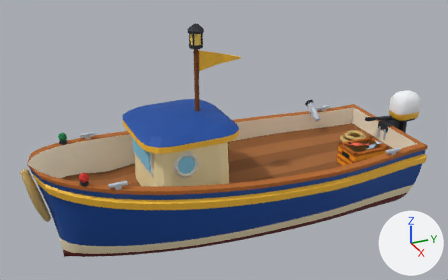
A saved change to the glTF model public/models/boat.glb.
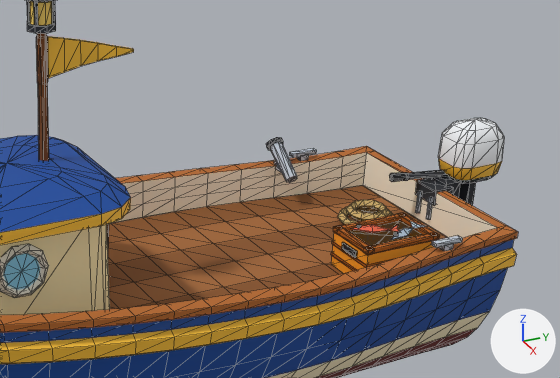
Each version is shown whole from a 50 mm lens placed at (9.74, -4.53, 6.37), pointed at (-0.12, -0.09, 1.45), then close up on the part from 39% to 100% of the width and 12% to 77% of the height. Lighting does not change. The marker at lower right points along +X, +Y and +Z. The first two pictures are the older version. The close-ups show mesh edges as thin lines. Where no turn or scale is listed for an object, it has been applied to the vertices. Vertices at exactly the same position are counted once.

The first close-up shows 'canopy', 'deck', 'engine', 'flag', 'hull', 'lantern'.
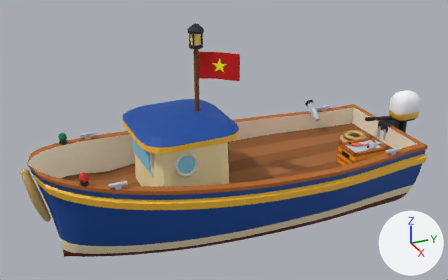
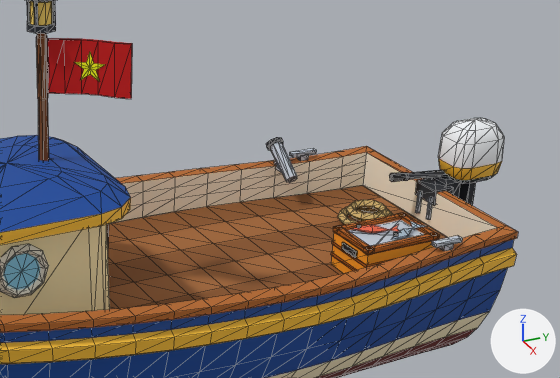
Edits to the bpy script that builds the scene:
```text
Add mat_cffff00:
    mat_cffff00 = bpy.data.materials.new('cffff00')
    # nodes: BsdfPrincipled, Mix, OutputMaterial, VertexColor
    # colours: yellow #ffff00, mixed with the vertex colours
Add mat_cda251d:
    mat_cda251d = bpy.data.materials.new('cda251d')
    # nodes: BsdfPrincipled, Mix, OutputMaterial, VertexColor
    # colours: red #db2017, mixed with the vertex colours
Change me_deck:
    used by ob_deck; location = (0.0, 0.0, 0.0)
    remove me_deck.from_pydata(...)  # 570 vertices, 958 faces; spans x -1.36..1.32, y -3.53..3.58, z 0.78..1.82
    add me_deck.from_pydata(...)  # 571 vertices, 958 faces; spans x -1.36..1.32, y -3.53..3.58, z 0.78..1.82
    me_deck part 1: the loose piece of 10 vertices spanning x 0.43..1.01, y 2.14..2.96, z 1.0..1.04 is copied, and the copy is scaled about its middle by (0.828, 0.878, 1.14), then moved by (0.0, 0.0, 0.11), in mat_ccfd6df; it spans x 0.48..0.96, y 2.19..2.91, z 1.11..1.15
    me_deck part 2
    9 vertices are removed from x 0.48..0.96, y 2.19..2.91, z 1.1..1.14
    16 faces are deleted
Change me_flag:
    used by ob_flag; location = (0.0, -0.675, 3.288)
    remove me_flag.from_pydata(...)  # 39 vertices, 68 faces; spans x -0.043..0.072, y -0.05..0.83, z -0.39..0.02
    remove me_flag.materials.append(mat_boat_trim)
    add me_flag.from_pydata(...)  # 62 vertices, 92 faces; spans x -0.043..0.464, y -0.05..0.634, z -0.53..0.02
    me_flag part 3: a new loose piece of 26 vertices spanning x 0.013..0.464, y 0.035..0.634, z -0.48..0.0, in mat_cda251d
    me_flag part 4: the loose piece of 25 vertices spanning x -0.037..0.072, y 0.05..0.83, z -0.352..0.012 is deleted
    me_flag part 5
    7 vertices are removed from x -0.043..0.043, y -0.05..0.05, z -0.39
    18 faces are deleted
    1 vertex is added at (0.0, 0.0, -0.53)
    6 new vertices lie (0.0, 0.0, -0.55) away from vertices in x -0.043..0.043, y -0.05..0.05, z 0.02
    18 new faces join them, mat_c9b6b3f
    me_flag part 6
    22 vertices are added at x 0.109..0.315, y 0.232..0.47, z -0.356..-0.096
    20 new faces join them, mat_cffff00
    add me_flag.materials.append(mat_cda251d)
    add me_flag.materials.append(mat_cffff00)
```

Boxes [x1, y1, x2, y2] around the edits, measured in the close-ups (560 x 378 px; the box of a moved part takes in the faces that stretch with it):
'flag', reshaped (32% taller)
    before: [36, 35, 134, 84]
    after: [36, 35, 132, 100]
part 1 of me_deck, added
    after: [349, 220, 424, 246]
part 2 of me_deck, deleted (mostly hidden)
    before: [350, 221, 420, 246]
part 3 of me_flag, added (red)
    after: [47, 38, 132, 99]
part 4 of me_flag, deleted
    before: [47, 36, 134, 78]
part 5 of me_flag, moved or reshaped
    before: [36, 37, 48, 84]
    after: [36, 37, 48, 100]
part 6 of me_flag, added
    after: [75, 53, 105, 82]
